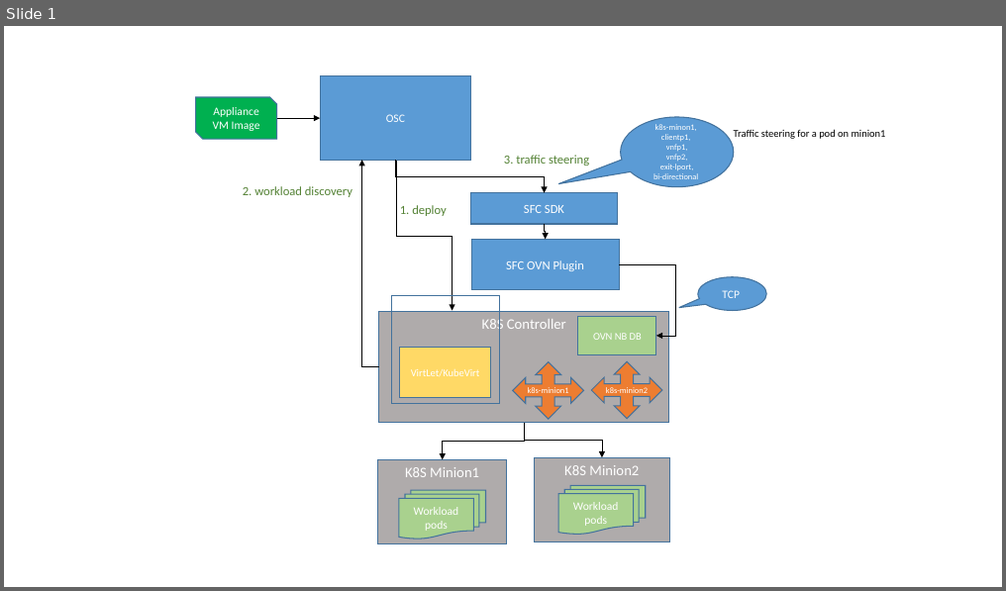
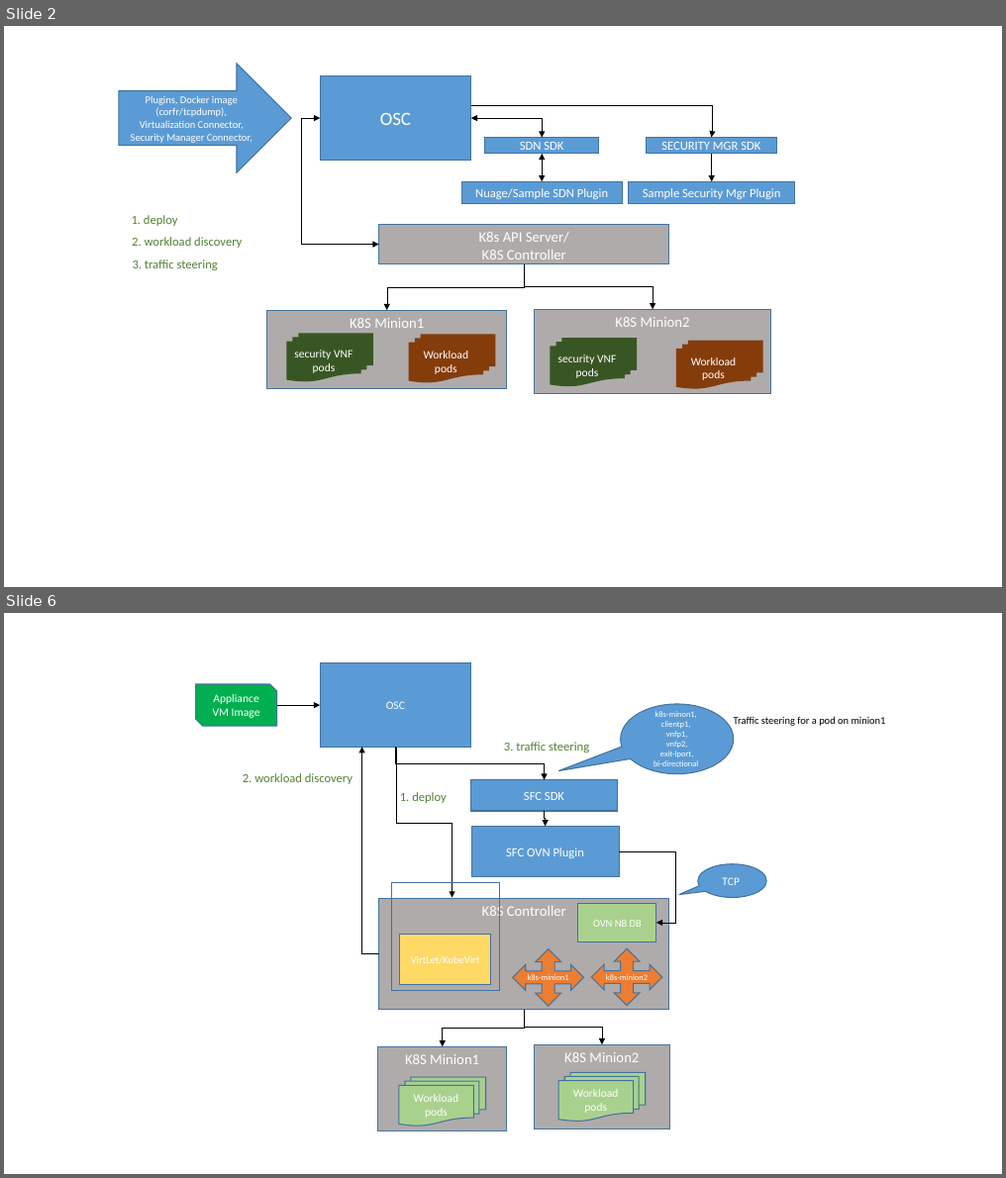
Before and after one commit to opensecuritycontroller/community, a slide deck: designs/containers/diagrams/container_flows.pptx. Shown one above the other, each under a label of ours: slide 1 before the commit, slides 2 and 6 after it; the slides between them are not shown. The pictures are 1006x591 and 1006x1178 pixels, drawn with LibreOffice and Linux fonts; fonts in the diff are those of the drawing. Boxes give left, top, right and bottom in pixels: in the first picture for what was removed or moved away, otherwise in the second. Text is boxed around its words. In the diff, an @@ line names an element or a change of style, - is before the commit and + after.

```diff
--- a/designs/containers/diagrams/container_flows.pptx
+++ b/designs/containers/diagrams/container_flows.pptx
@@ slide 2 added at <box>4,26,1002,587</box>, background #FFFFFF @@
@@ right arrow added at <box>119,64,291,173</box>, fill #5B9BD5, outline #43739E 1 pt, 10 pt, text #FFFFFF @@
+Plugins, Docker image (corfr/tcpdump),
+Virtualization Connector, Security Manager Connector,
@@ rectangle added at <box>320,76,471,160</box>, fill #5B9BD5, outline #43739E 1 pt, 18 pt, text #FFFFFF @@
+OSC
@@ elbow arrow added from (471, 106) to (712, 138), #000000 0.5 pt @@
@@ elbow double arrow added from (320, 118) to (379, 245), #000000 0.5 pt @@
@@ elbow double arrow added from (471, 118) to (543, 138), #000000 0.5 pt @@
@@ rectangle added at <box>485,138,599,154</box>, fill #5B9BD5, outline #43739E 1 pt, 12 pt, text #FFFFFF @@
+SDN SDK
@@ rectangle added at <box>647,138,776,154</box>, fill #5B9BD5, outline #43739E 1 pt, 12 pt, text #FFFFFF @@
+SECURITY MGR SDK
@@ elbow double arrow added from (543, 154) to (543, 181), #000000 0.5 pt @@
@@ elbow arrow added from (712, 154) to (712, 181), #000000 0.5 pt @@
@@ rectangle added at <box>462,181,623,203</box>, fill #5B9BD5, outline #43739E 1 pt, 12 pt, text #FFFFFF @@
+Nuage/Sample SDN Plugin
@@ rectangle added at <box>629,181,795,203</box>, fill #5B9BD5, outline #43739E 1 pt, 12 pt, text #FFFFFF @@
+Sample Security Mgr Plugin
@@ text added at <box>132,215,178,226</box>, 12 pt, text #548235 @@
+1. deploy
@@ rectangle added at <box>379,224,669,265</box>, fill #AFABAB, outline #43739E 1 pt, 14 pt, text #FFFFFF @@
+K8s API Server/
+K8S Controller
@@ text added at <box>132,237,242,248</box>, 12 pt, text #548235 @@
+2. workload discovery
@@ text added at <box>133,260,218,271</box>, 12 pt, text #548235 @@
+3. traffic steering
@@ elbow arrow added from (525, 265) to (387, 310), #000000 0.5 pt @@
@@ elbow arrow added from (525, 265) to (653, 310), #000000 0.5 pt @@
@@ rectangle added at <box>267,310,507,389</box>, fill #AFABAB, outline #43739E 1 pt, 14 pt, text #FFFFFF @@
+K8S Minion1
@@ rectangle added at <box>535,310,771,393</box>, fill #AFABAB, outline #43739E 1 pt, 14 pt, text #FFFFFF @@
+K8S Minion2
@@ flow chart multidocument added at <box>286,333,373,381</box>, fill #385723, 11 pt, text #FFFFFF @@
+security VNF pods
@@ flow chart multidocument added at <box>409,335,496,383</box>, fill #843C0B, 11 pt, text #FFFFFF @@
+Workload pods
@@ flow chart multidocument added at <box>549,338,637,386</box>, fill #385723, 11 pt, text #FFFFFF @@
+security VNF pods
@@ flow chart multidocument added at <box>676,341,763,389</box>, fill #843C0B, 11 pt, text #FFFFFF @@
+Workload pods
@@ what was slide 1 is now slide 6 @@
```
Also in this commit, not shown: 4 other slides added, 7 other files.
